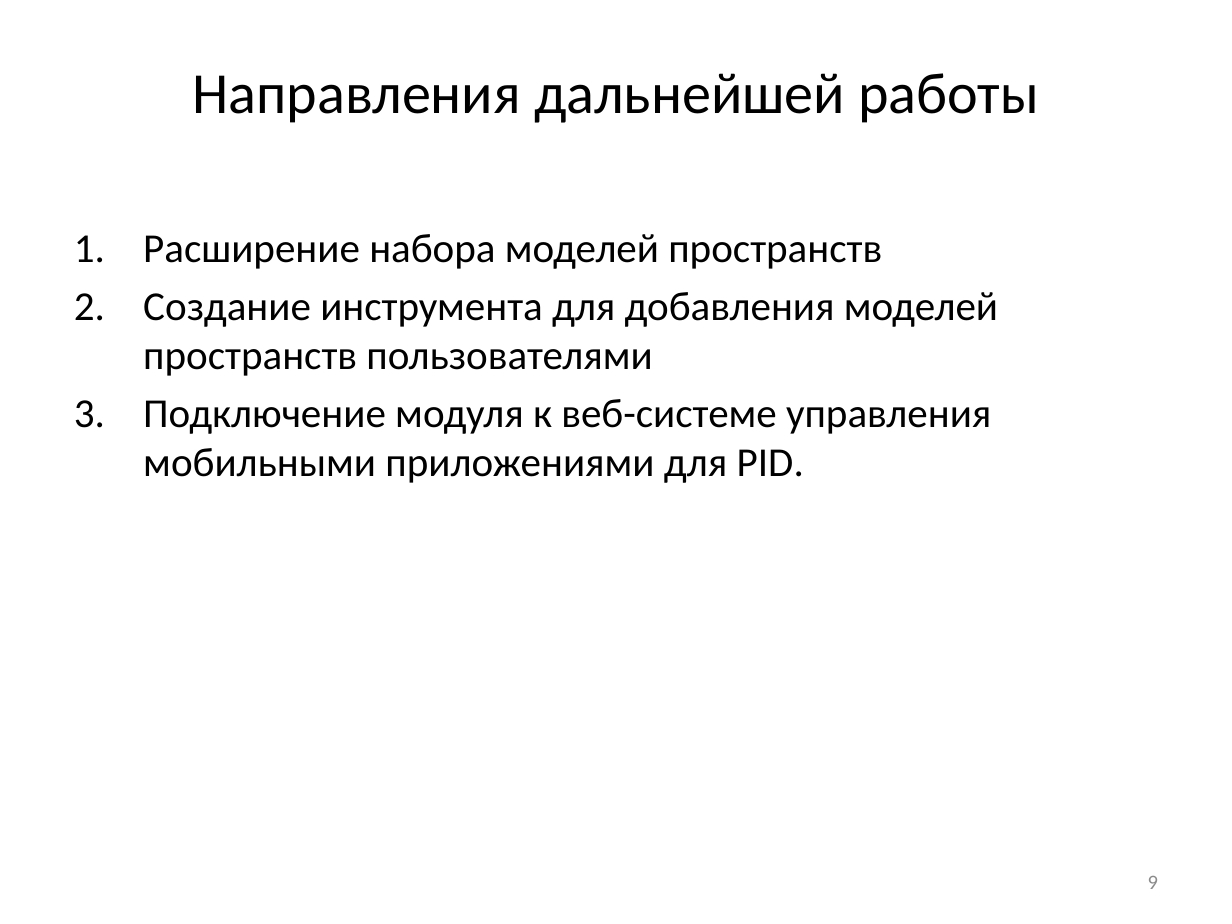
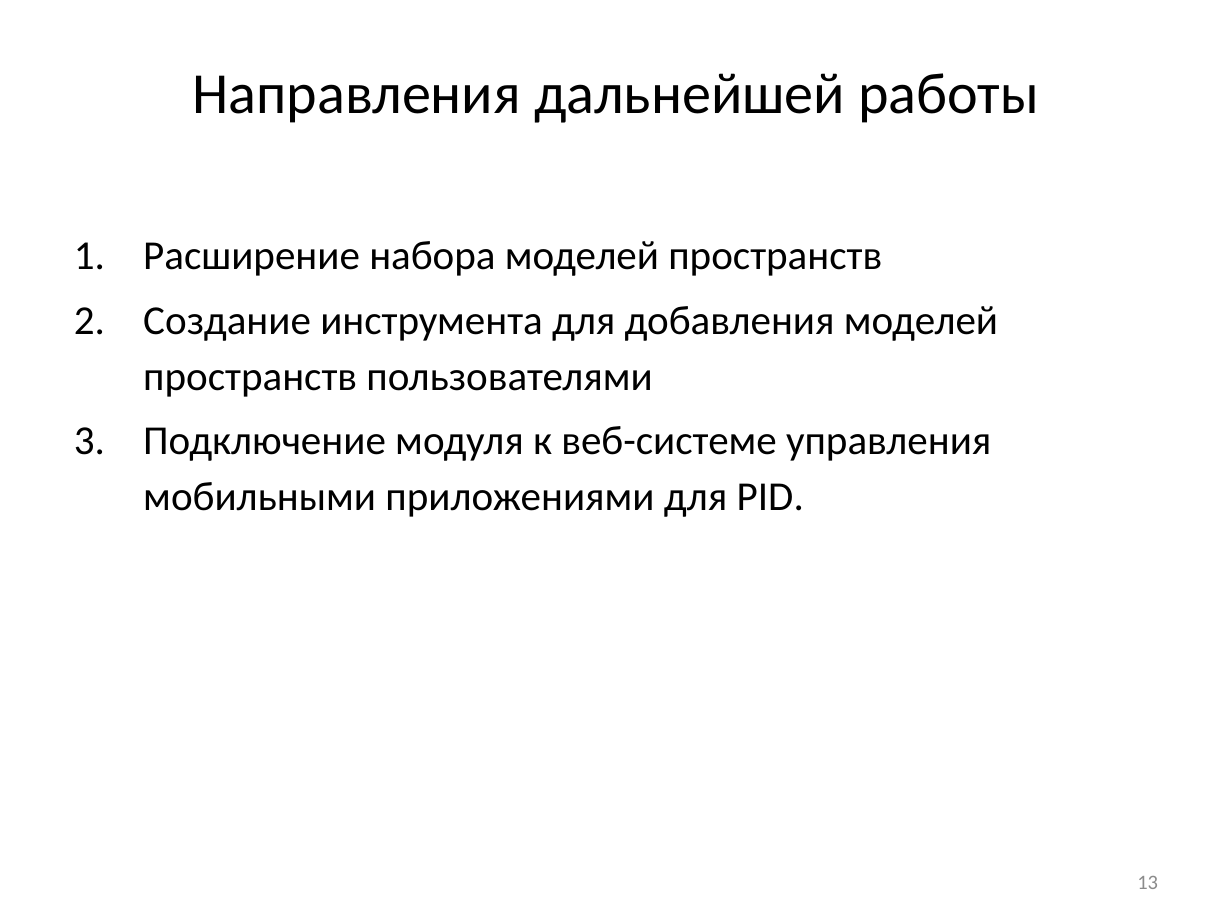
Before and after one commit to Dormou/2D-walkthrough-module, a slide deck: slide 13 of Documents/Волосникова И.А..pptx (slide 9 before the commit). Drawn at 1232x924 pixels with LibreOffice and Linux fonts; fonts in the diff are those of the drawing. Boxes give left, top, right and bottom in pixels: in the first picture for what was removed or moved away, otherwise in the second. Text is boxed around its words. In the diff, an @@ line names an element or a change of style, - is before the commit and + after.

```diff
--- a/Documents/Волосникова И.А..pptx
+++ b/Documents/Волосникова И.А..pptx
@@ text "Расширение набора моделей пространств" at [143, 241, 998, 517]: line spacing 1 to 1.14 @@
@@ page number at [1137, 876, 1158, 889]: text changed @@
-9
+13
```
Also in this commit, not shown: 4 slides added, 17 other files.
